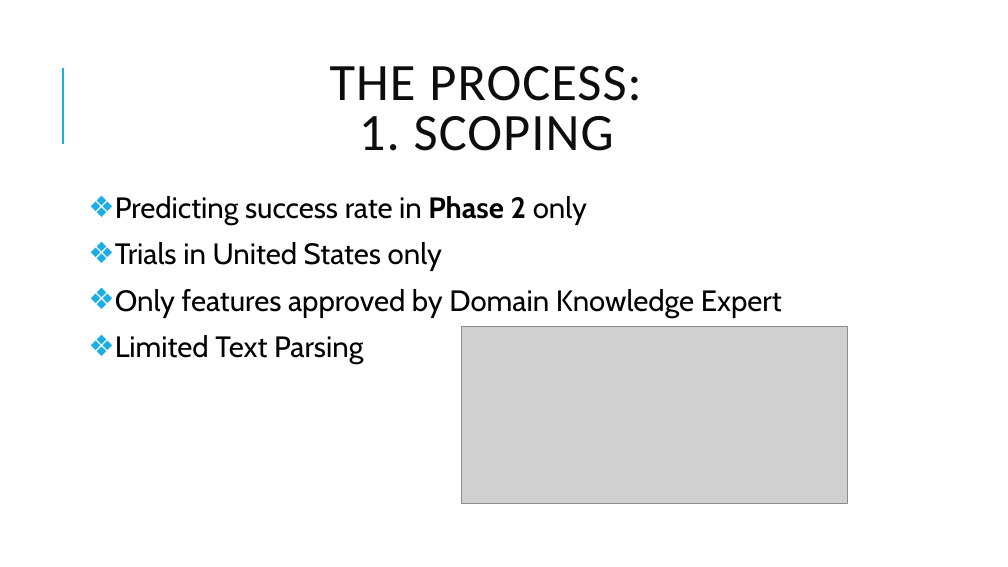
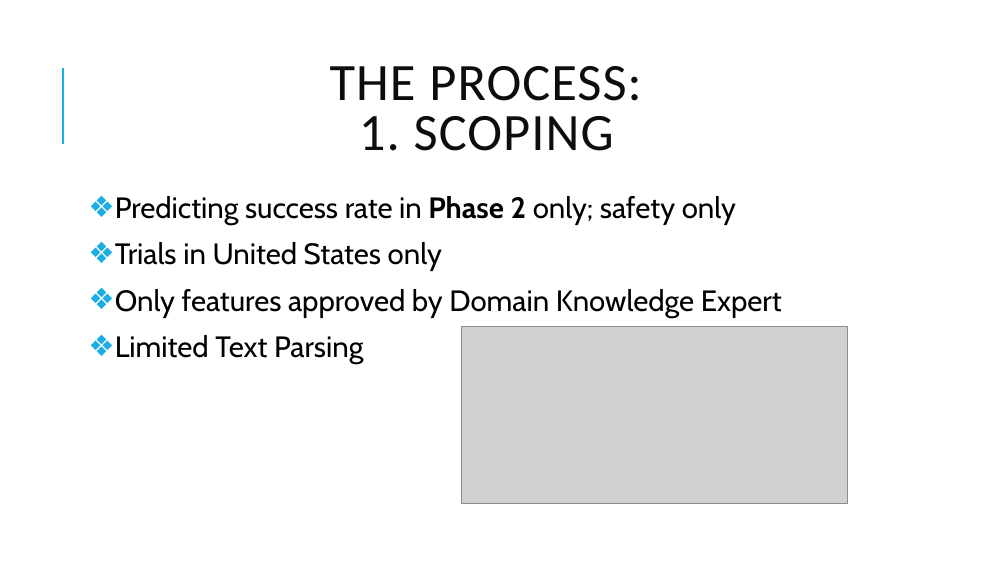
Before and after one commit to sigkarmoil/Clinical_Trial_Machine_Learning, a slide deck: slide 5 of Resources/Clinical Trial.pptx (slide 6 before the commit). Drawn at 1008x567 pixels with LibreOffice and Linux fonts; fonts in the diff are those of the drawing; grey boxes stand for pictures. Boxes give left, top, right and bottom in pixels: in the first picture for what was removed or moved away, otherwise in the second. Text is boxed around its words. In the diff, an @@ line names an element or a change of style, - is before the commit and + after.

```diff
--- a/Resources/Clinical Trial.pptx
+++ b/Resources/Clinical Trial.pptx
@@ text at <box>115,196,736,225</box>: text changed @@
-❖ Predicting success rate in Phase 2 only
+❖ Predicting success rate in Phase 2 only; safety only
```
Also in this commit, not shown: 2 other slides changed, 1 slide added, 1 slide removed, 1 other file.
